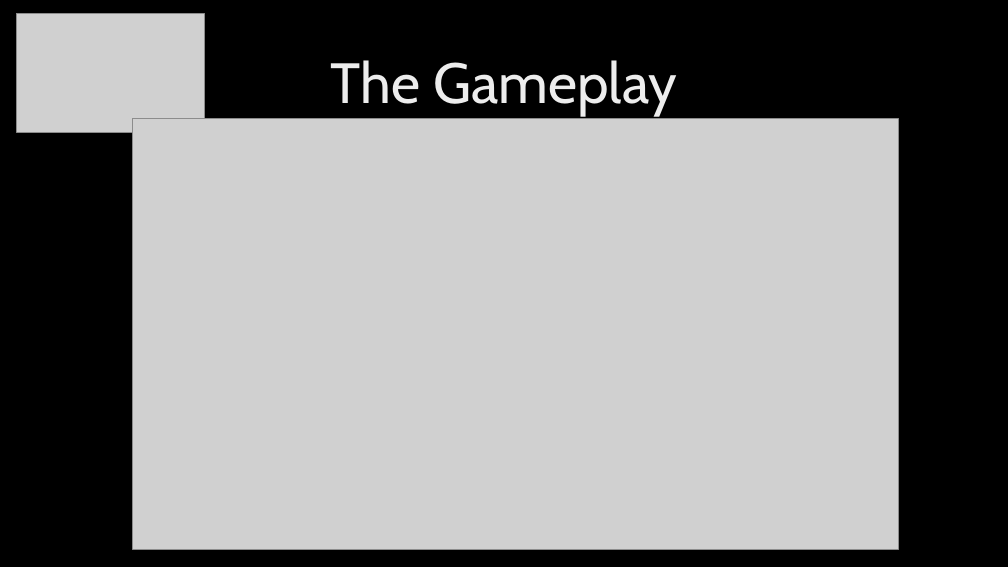
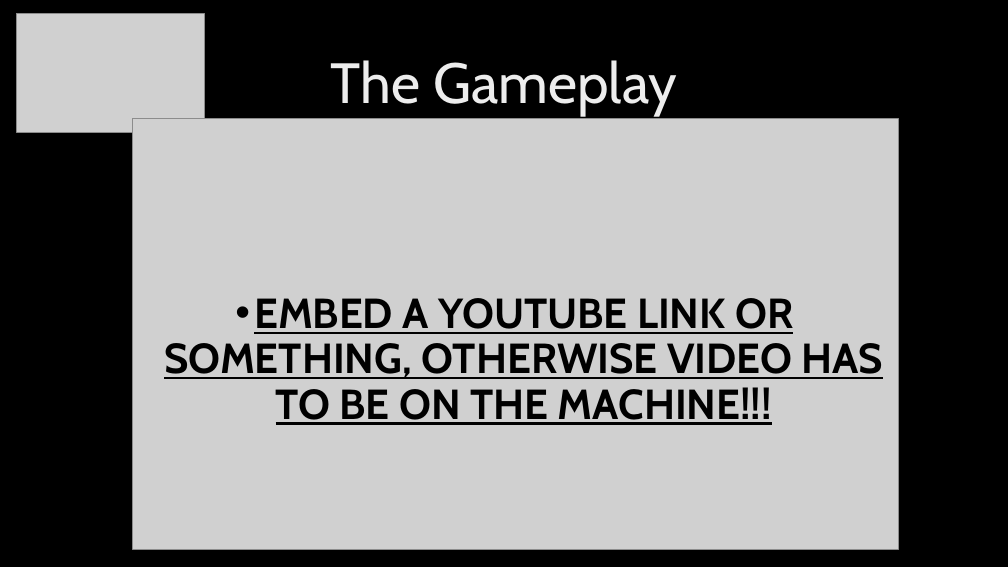
Before and after one commit to UoSGroupProjects1718/level-6-stuck-in-a-lift-studios-1, a slide deck: slide 7 of Group/Presentations/Pitch #2 (New).pptx. Drawn at 1008x567 pixels with LibreOffice and Linux fonts; fonts in the diff are those of the drawing; grey boxes stand for pictures; background and template pictures are left out. Boxes give left, top, right and bottom in pixels: in the first picture for what was removed or moved away, otherwise in the second. Text is boxed around its words. In the diff, an @@ line names an element or a change of style, - is before the commit and + after.

```diff
--- a/Group/Presentations/Pitch #2 (New).pptx
+++ b/Group/Presentations/Pitch #2 (New).pptx
@@ text added at [164,298,883,425], 40 pt, text #000000, bold, underline @@
+• EMBED A YOUTUBE LINK OR SOMETHING, OTHERWISE VIDEO HAS TO BE ON THE MACHINE!!!
```
Also in this commit, not shown: 4 other slides changed.
